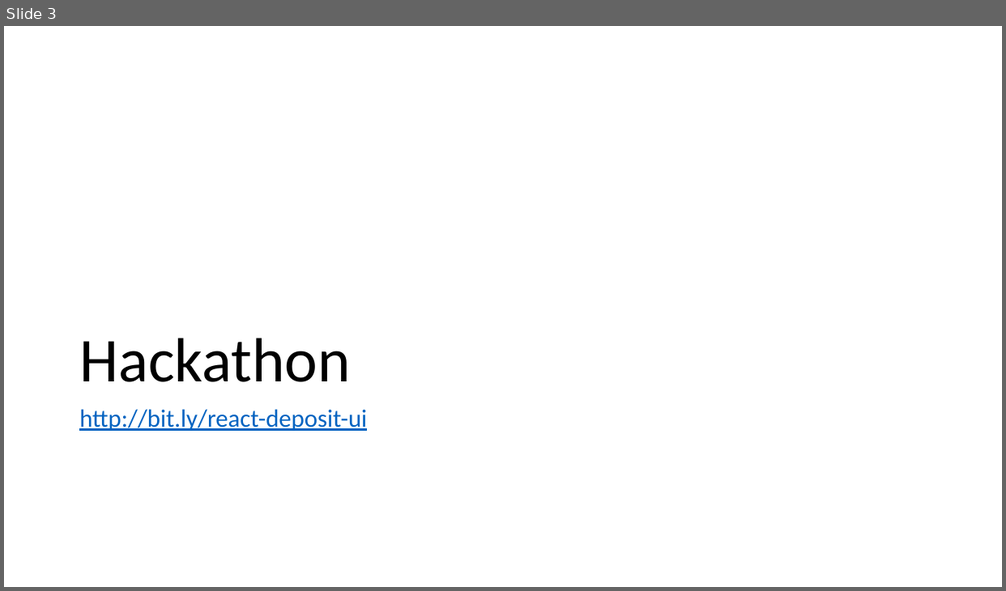
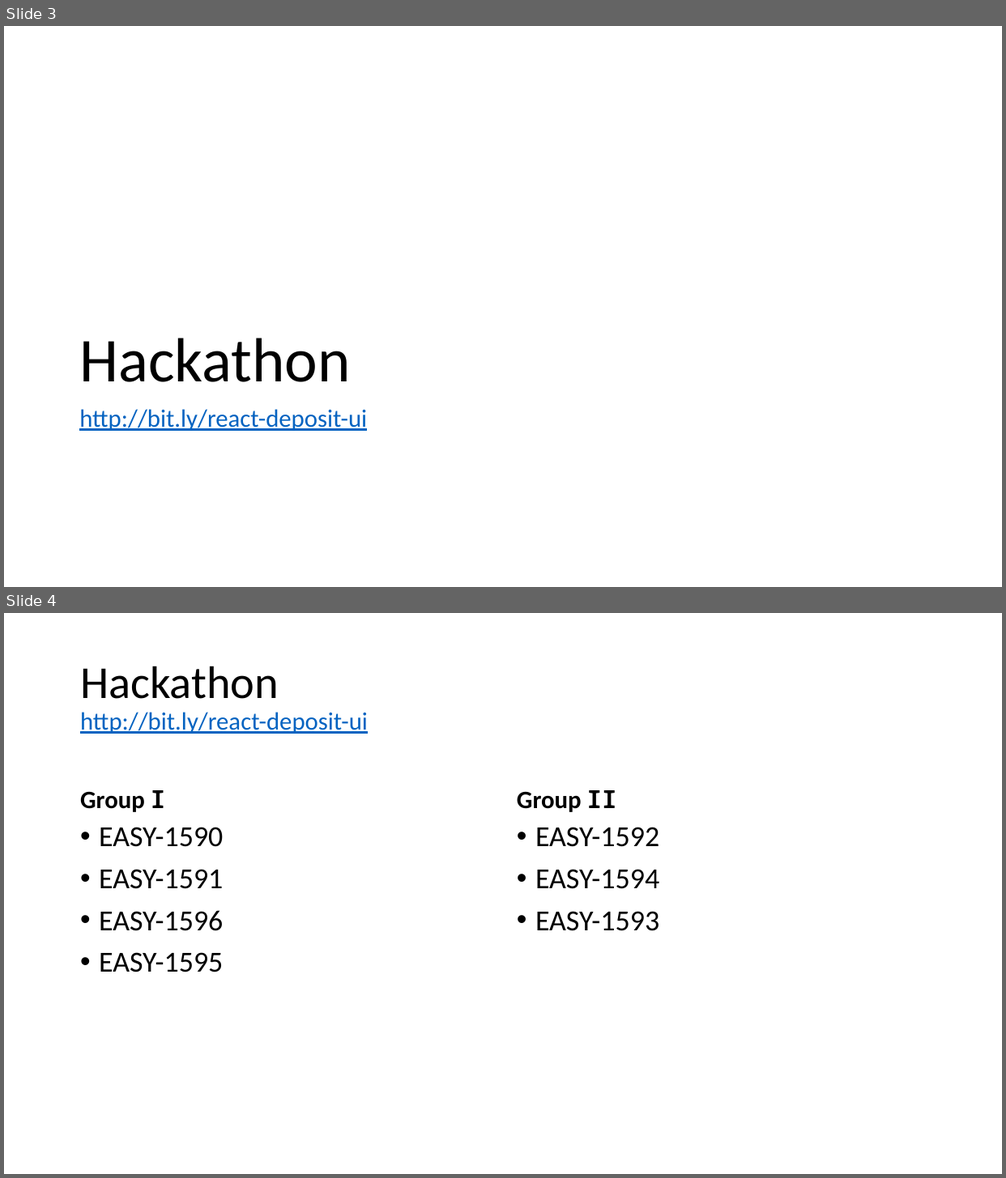
Before and after one commit to rvanheest-DANS-KNAW/course-react, a slide deck: easy-deposit-ui-basics/Presentation.pptx. Shown one above the other, each under a label of ours: slide 3 before the commit, slides 3 and 4 after it. The pictures are 1006x591 and 1006x1178 pixels, drawn with LibreOffice and Linux fonts; fonts in the diff are those of the drawing. Boxes give left, top, right and bottom in pixels: in the first picture for what was removed or moved away, otherwise in the second. Text is boxed around its words. In the diff, an @@ line names an element or a change of style, - is before the commit and + after.

Commit message:
references to issues in hackathon

```diff
--- a/easy-deposit-ui-basics/Presentation.pptx
+++ b/easy-deposit-ui-basics/Presentation.pptx
@@ slide 4 added at bbox=[4, 613, 1002, 1174], background #FFFFFF @@
@@ title added at bbox=[80, 666, 368, 734], 24 pt, text #0563C1, underline @@
+Hackathon
+http://bit.ly/react-deposit-ui
@@ text added at bbox=[80, 790, 165, 812], 24 pt, text #000000, bold @@
+Group I
@@ text added at bbox=[517, 790, 617, 812], 24 pt, text #000000, bold @@
+Group II
@@ text added at bbox=[99, 827, 223, 973], 28 pt, text #000000 @@
+• EASY-1590
+• EASY-1591
+• EASY-1596
+• EASY-1595
@@ text added at bbox=[535, 827, 659, 931], 28 pt, text #000000 @@
+• EASY-1592
+• EASY-1594
+• EASY-1593
```
Also in this commit, not shown: 1 other file.
